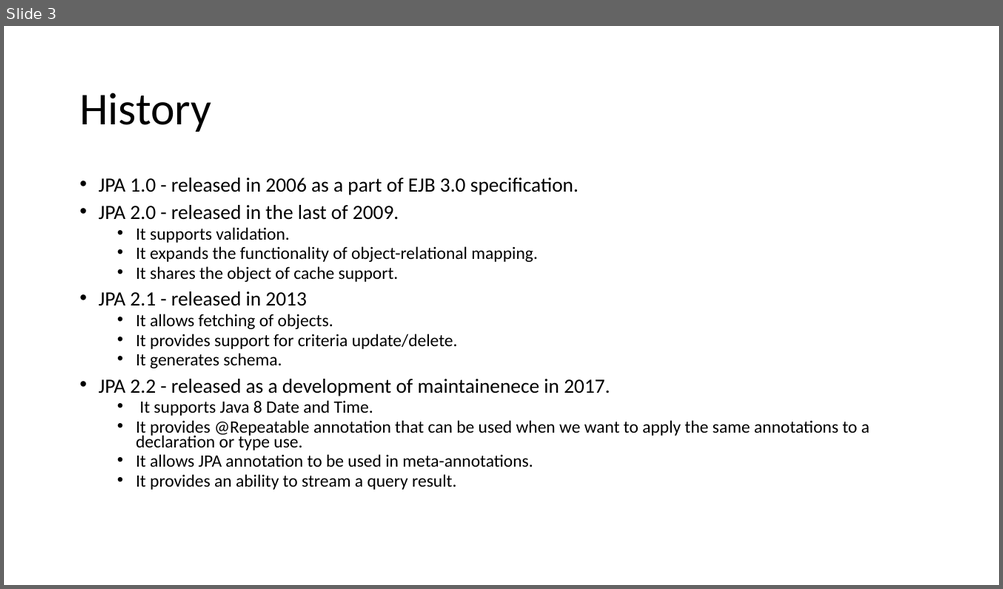
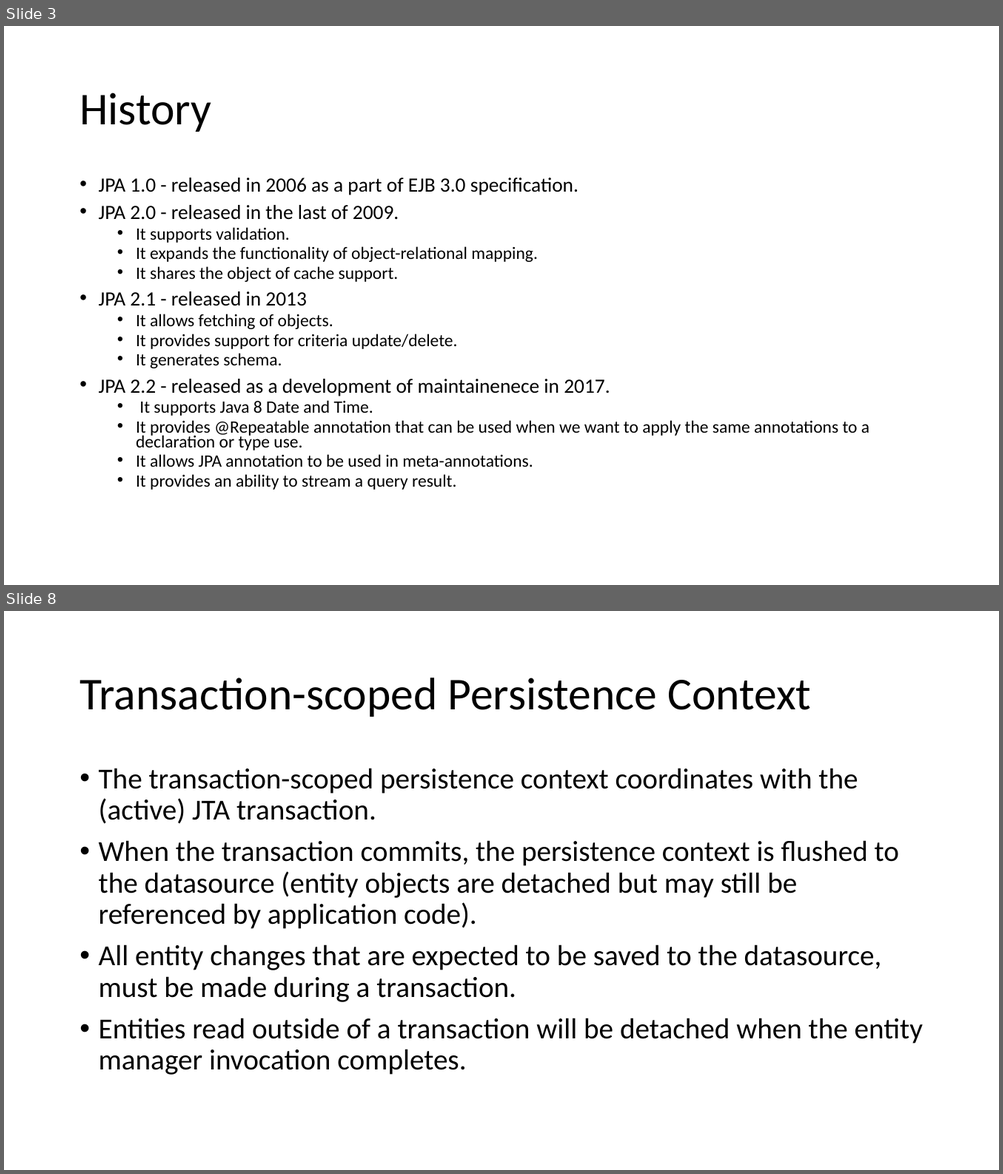
Before and after one commit to lawren43/mytest-repo, a slide deck: test-springmvc/doc/20181018-Spring JPA.pptx. Shown one above the other, each under a label of ours: slide 3 before the commit, slides 3 and 8 after it; the slides between them are not shown. The pictures are 1003x589 and 1003x1174 pixels, drawn with LibreOffice and Linux fonts; fonts in the diff are those of the drawing. Boxes give left, top, right and bottom in pixels: in the first picture for what was removed or moved away, otherwise in the second. Text is boxed around its words. In the diff, an @@ line names an element or a change of style, - is before the commit and + after.

```diff
--- a/test-springmvc/doc/20181018-Spring JPA.pptx
+++ b/test-springmvc/doc/20181018-Spring JPA.pptx
@@ slide 8 added at (x1=4, y1=611, x2=999, y2=1170), background #FFFFFF @@
@@ title added at (x1=79, y1=678, x2=811, y2=717), 44 pt, text #000000 @@
+Transaction-scoped Persistence Context
@@ text added at (x1=99, y1=768, x2=922, y2=1075), 28 pt, text #000000 @@
+• The transaction-scoped persistence context coordinates with the (active) JTA transaction.
+• When the transaction commits, the persistence context is flushed to the datasource (entity objects are detached but may still be referenced by application code).
+• All entity changes that are expected to be saved to the datasource, must be made during a transaction.
+• Entities read outside of a transaction will be detached when the entity manager invocation completes.
```
Also in this commit, not shown: 1 slide changed, 17 other slides added, 3 other files.
